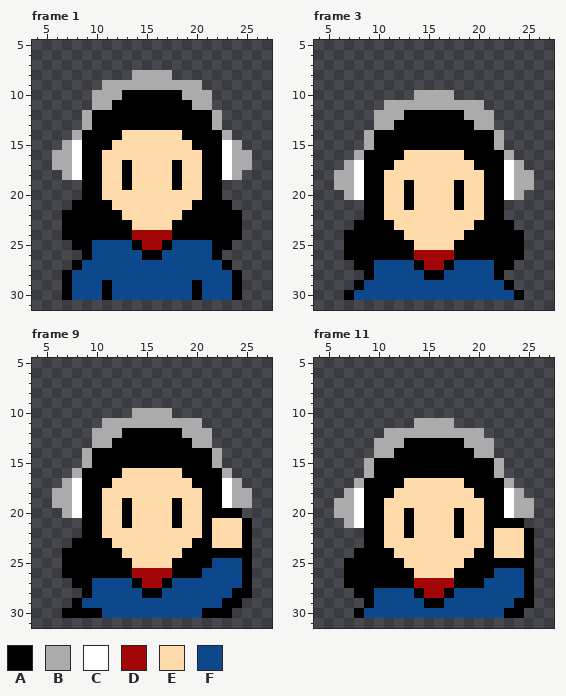
Animated GIF sprite: src/resources/img/dj-animations/DJ White Female.gif. Above: the version before the commit.
Shown: frame 1: x 4..27, y 5..31; frame 3: x 4..27, y 5..31; frame 9: x 4..27, y 5..31; frame 11: x 4..27, y 5..31. The commit also changed other frames, which this record leaves out.
Palette (. is transparent): A #000000  B #ababab  C #ffffff  D #a30606  E #ffdbac  F #0c488b
Pixels before, frame 1, first column x 6:
 8 ........BBBB........
 9 .....BBBBBBBBBB.....
10 ....BBBAAAAAABBB....
11 ....BBAAAAAAAABB....
12 ...BAAAAAAAAAAAAB...
13 ...BAAAAAAAAAAAAB...
14 ..BAAAAEEEEEEAAAAB..
15 .BCAAAEEEEEEEEAAACB.
16 BBCAAEEEEEEEEEEAACBB
17 BBCAAEEAEEEEAEEAACBB
18 .BCAAEEAEEEEAEEAACB.
19 ...AAEEAEEEEAEEAA...
20 ...AAEEEEEEEEEEAA...
21 ..AAAAEEEEEEEEAAAA..
22 .AAAAAAEEEEEEAAAAAA.
23 .AAAAAAAEEEEAAAAAAA.
24 .AAAAAAADDDDAAAAAAA.
25 ..AAFFFFADDAFFFFAA..
26 ...AFFFFFAAFFFFFA...
27 ..AFFFFFFFFFFFFFFA..
28 .AFFFFFFFFFFFFFFFFA.
29 .AFFFAFFFFFFFFAFFFA.
30 .AFFFAFFFFFFFFAFFFA.
Pixels before, frame 3, first column x 6:
10 ........BBBB........
11 .....BBBBBBBBBB.....
12 ....BBBAAAAAABBB....
13 ....BBAAAAAAAABB....
14 ...BAAAAAAAAAAAAB...
15 ...BAAAAAAAAAAAAB...
16 ..BAAAAEEEEEEAAAAB..
17 .BCAAAEEEEEEEEAAACB.
18 BBCAAEEEEEEEEEEAACBB
19 BBCAAEEAEEEEAEEAACBB
20 .BCAAEEAEEEEAEEAACB.
21 ...AAEEAEEEEAEEAA...
22 ...AAEEEEEEEEEEAA...
23 ..AAAAEEEEEEEEAAAA..
24 .AAAAAAEEEEEEAAAAAA.
25 .AAAAAAAEEEEAAAAAAA.
26 .AAAAAAADDDDAAAAAAA.
27 ..AAFFFFADDAFFFFAA..
28 ...AFFFFFAAFFFFFA...
29 ..AFFFFFFFFFFFFFFA..
30 .AFFFFFFFFFFFFFFFFA.
Pixels before, frame 9, first column x 6:
10 ........BBBB........
11 .....BBBBBBBBBB.....
12 ....BBBAAAAAABBB....
13 ....BBAAAAAAAABB....
14 ...BAAAAAAAAAAAAB...
15 ...BAAAAAAAAAAAAB...
16 ..BAAAAEEEEEEAAAAB..
17 .BCAAAEEEEEEEEAAACB.
18 BBCAAEEEEEEEEEEAACBB
19 BBCAAEEAEEEEAEEAACBB
20 .BCAAEEAEEEEAEEAAAA.
21 ...AAEEAEEEEAEEAEEEA
22 ...AAEEEEEEEEEEAEEEA
23 ..AAAAEEEEEEEEAAEEEA
24 .AAAAAAEEEEEEAAAAAAA
25 .AAAAAAAEEEEAAAAFFFA
26 .AAAAAAADDDDAAAFFFFA
27 ..AAFFFFADDAFFFFFFFA
28 ...AFFFFFAAFFFFFFFAA
29 ..AFFFFFFFFFFFFFFAA.
30 .AAAAFFFFFFFFFFAAA..
Pixels before, frame 11, first column x 6:
11 ........BBBB........
12 .....BBBBBBBBBB.....
13 ....BBBAAAAAABBB....
14 ....BBAAAAAAAABB....
15 ...BAAAAAAAAAAAAB...
16 ...BAAAAAAAAAAAAB...
17 ..BAAAAEEEEEEAAAAB..
18 .BCAAAEEEEEEEEAAACB.
19 BBCAAEEEEEEEEEEAACBB
20 BBCAAEEAEEEEAEEAACBB
21 .BCAAEEAEEEEAEEAAAA.
22 ...AAEEAEEEEAEEAEEEA
23 ...AAEEEEEEEEEEAEEEA
24 ..AAAAEEEEEEEEAAEEEA
25 .AAAAAAEEEEEEAAAAAAA
26 .AAAAAAAEEEEAAAAFFFA
27 .AAAAAAADDDDAAAFFFFA
28 ..AAFFFFADDAFFFFFFFA
29 ...AFFFFFAAFFFFFFFAA
30 ..AFFFFFFFFFFFFFFAA.
The same view after the edit:
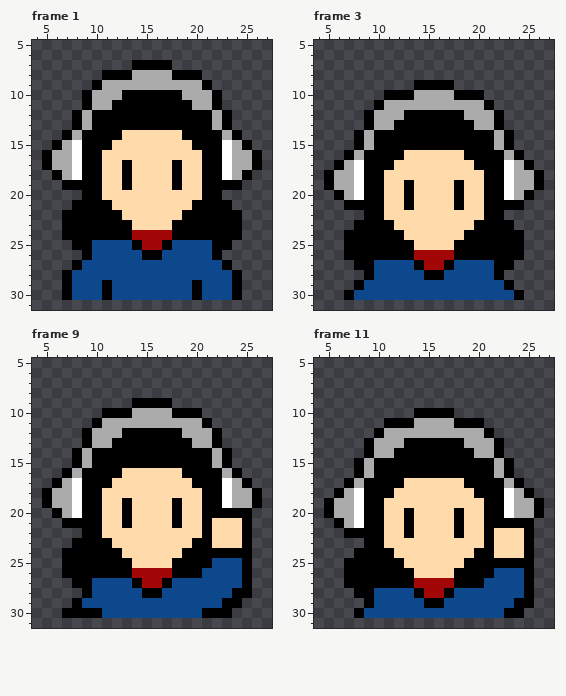
What changed:
file 32x32 -> 128x128 pixels (blocks of 1x1 -> 4x4; one block is one cell here)
Frame 1:
y 7: x 14..17 .... -> AAAA
y 8: x 11..13 ... -> AAA; x 18..20 ... -> AAA
y 9: x 10 . -> A; x 21 . -> A
y 10..11: x 9 . -> A; x 22 . -> A
y 12..13: x 8 . -> A; x 23 . -> A
y 14: x 7 . -> A; x 24 . -> A
y 15: x 6 . -> A; x 25 . -> A
y 16..17: x 5 . -> A; x 26 . -> A
y 18: x 6 . -> A; x 25 . -> A
y 19: x 7..8 .. -> AA; x 23..24 .. -> AA
Frame 3:
y 9: x 14..17 .... -> AAAA
y 10: x 11..13 ... -> AAA; x 18..20 ... -> AAA
y 11: x 10 . -> A; x 21 . -> A
y 12..13: x 9 . -> A; x 22 . -> A
y 14..15: x 8 . -> A; x 23 . -> A
y 16: x 7 . -> A; x 24 . -> A
y 17: x 6 . -> A; x 25 . -> A
y 18..19: x 5 . -> A; x 26 . -> A
y 20: x 6 . -> A; x 25 . -> A
y 21: x 7..8 .. -> AA; x 23..24 .. -> AA
Frame 9:
y 9: x 14..17 .... -> AAAA
y 10: x 11..13 ... -> AAA; x 18..20 ... -> AAA
y 11: x 10 . -> A; x 21 . -> A
y 12..13: x 9 . -> A; x 22 . -> A
y 14..15: x 8 . -> A; x 23 . -> A
y 16: x 7 . -> A; x 24 . -> A
y 17: x 6 . -> A; x 25 . -> A
y 18..19: x 5 . -> A; x 26 . -> A
y 20: x 6 . -> A; x 25 . -> A
y 21: x 7..8 .. -> AA
Frame 11:
y 10: x 14..17 .... -> AAAA
y 11: x 11..13 ... -> AAA; x 18..20 ... -> AAA
y 12: x 10 . -> A; x 21 . -> A
y 13..14: x 9 . -> A; x 22 . -> A
y 15..16: x 8 . -> A; x 23 . -> A
y 17: x 7 . -> A; x 24 . -> A
y 18: x 6 . -> A; x 25 . -> A
y 19..20: x 5 . -> A; x 26 . -> A
y 21: x 6 . -> A; x 25 . -> A
y 22: x 7..8 .. -> AA
